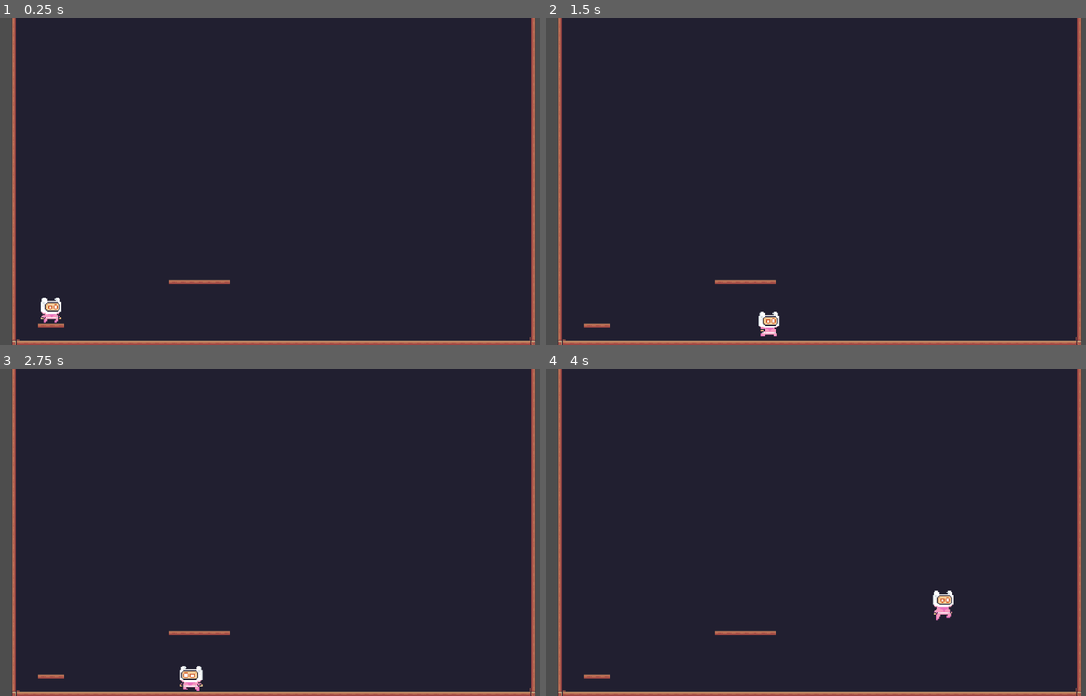
Above: before the commit, frames 1-4 (two rows, left to right).
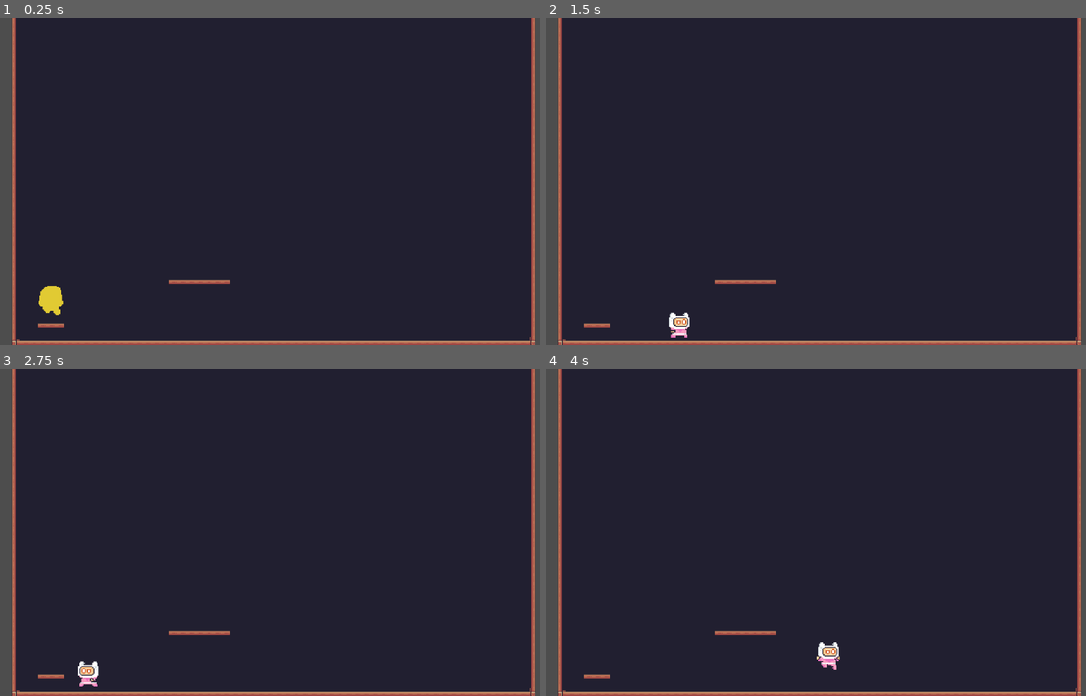
Above: after the commit, the same moments.

Repository: Breno1112/godot_pixel_adventure
Game: Godot game, scene res://scenes/main.tscn
Two runs of this game, one before a commit and one after it. Both use one fixed random seed, a clock stepped at 60 frames per second and the inputs below.
Inputs:
- Up to frame 1 (0.25 s): no input
- Up to frame 2 (1.5 s): hold Shift (run) 0.53-1.28 s; hold D (right) from 0.53 s (still down); tap Space (jump) at 0.77 s; tap Shift (run) at 1.35 s
- Up to frame 3 (2.75 s): tap Space (jump) at 1.52 s; release D (right) at 2.03 s; hold A (left) from 2.03 s (still down); hold Shift (run) from 2.03 s (still down)
- Up to frame 4 (4 s): release A (left) at 2.78 s; release Shift (run) at 2.78 s; hold D (right) from 2.78 s (still down); tap Shift (run) at 2.85 s; tap Space (jump) at 3.02, 3.77 s; hold Shift (run) from 3.53 s (still down)

The runs differ from the first frame. In frame 1, 0.4% of the frame differs, in the area x 7-12%, y 82-94%; in frame 2, 0.4%; in frame 3, 0.5%; in frame 4, 0.5%, in the area x 50-76%, y 67-92%.

Commit message:
player spawn animation

Diff:
--- a/scenes/player.tscn
+++ b/scenes/player.tscn
@@ -8,6 +8,7 @@
 [ext_resource type="Texture2D" uid="uid://cun45rwygcq4a" path="res://assets/sprites/player/Pink Man/Jump (32x32).png" id="5_nvl01"]
 [ext_resource type="Texture2D" uid="uid://b7gm351yk5dge" path="res://assets/sprites/player/Pink Man/Run (32x32).png" id="6_ivps1"]
 [ext_resource type="Texture2D" uid="uid://c470372vxox71" path="res://assets/sprites/player/Pink Man/Wall Jump (32x32).png" id="7_urp6f"]
+[ext_resource type="Texture2D" uid="uid://cp5mhxefh52u" path="res://assets/sprites/player/Appearing (96x96).png" id="8_y4r1p"]
 [ext_resource type="AudioStream" uid="uid://bit11r5xxjlk" path="res://assets/sounds/male_grunt_jump.wav" id="9_ur7pv"]
 
 [sub_resource type="AtlasTexture" id="AtlasTexture_bwjto"]
@@ -161,6 +162,34 @@
 [sub_resource type="AtlasTexture" id="AtlasTexture_oybyf"]
 atlas = ExtResource("6_ivps1")
 region = Rect2(352, 0, 32, 32)
+
+[sub_resource type="AtlasTexture" id="AtlasTexture_d2wvv"]
+atlas = ExtResource("8_y4r1p")
+region = Rect2(0, 0, 96, 96)
+
+[sub_resource type="AtlasTexture" id="AtlasTexture_3v2ag"]
+atlas = ExtResource("8_y4r1p")
+region = Rect2(96, 0, 96, 96)
+
+[sub_resource type="AtlasTexture" id="AtlasTexture_jej6c"]
+atlas = ExtResource("8_y4r1p")
+region = Rect2(192, 0, 96, 96)
+
+[sub_resource type="AtlasTexture" id="AtlasTexture_f1ej7"]
+atlas = ExtResource("8_y4r1p")
+region = Rect2(288, 0, 96, 96)
+
+[sub_resource type="AtlasTexture" id="AtlasTexture_oprun"]
+atlas = ExtResource("8_y4r1p")
+region = Rect2(384, 0, 96, 96)
+
+[sub_resource type="AtlasTexture" id="AtlasTexture_a8ls1"]
+atlas = ExtResource("8_y4r1p")
+region = Rect2(480, 0, 96, 96)
+
+[sub_resource type="AtlasTexture" id="AtlasTexture_qfm1y"]
+atlas = ExtResource("8_y4r1p")
+region = Rect2(576, 0, 96, 96)
 
 [sub_resource type="AtlasTexture" id="AtlasTexture_ajfva"]
 atlas = ExtResource("7_urp6f")
@@ -326,6 +355,32 @@
 }],
 "loop": true,
 "name": &"run",
+"speed": 20.0
+}, {
+"frames": [{
+"duration": 1.0,
+"texture": SubResource("AtlasTexture_d2wvv")
+}, {
+"duration": 1.0,
+"texture": SubResource("AtlasTexture_3v2ag")
+}, {
+"duration": 1.0,
+"texture": SubResource("AtlasTexture_jej6c")
+}, {
+"duration": 1.0,
+"texture": SubResource("AtlasTexture_f1ej7")
+}, {
+"duration": 1.0,
+"texture": SubResource("AtlasTexture_oprun")
+}, {
+"duration": 1.0,
+"texture": SubResource("AtlasTexture_a8ls1")
+}, {
+"duration": 1.0,
+"texture": SubResource("AtlasTexture_qfm1y")
+}],
+"loop": true,
+"name": &"spawn",
 "speed": 20.0
 }, {
 "frames": [{
@@ -359,12 +414,14 @@
 JUMP_VELOCITY = -850.0
 MAX_RUN_VELOCITY = 800.0
 RUN_ACCELERATION = 150.0
+SPAWN_ANIMATION_DURATION_SECONDS = 1
 
 [node name="AnimatedSprite2D" type="AnimatedSprite2D" parent="." unique_id=751301151]
 texture_filter = 1
 sprite_frames = SubResource("SpriteFrames_tw8ou")
-animation = &"idle"
+animation = &"spawn"
 autoplay = "idle"
+frame_progress = 0.3742896
 
 [node name="CollisionShape2D" type="CollisionShape2D" parent="." unique_id=1430295491]
 position = Vector2(0.5, 3.5)
--- a/scripts/player.gd
+++ b/scripts/player.gd
@@ -8,15 +8,31 @@
 @export var MAX_RUN_VELOCITY: float = 300.0
 @export var RUN_ACCELERATION: float = 300.0
 @export var RUN_DEACCELERATION: float = 400.0
+@export var SPAWN_ANIMATION_DURATION_SECONDS: int = 0
 
 var current_speed_limit: float
 
+var can_control: bool = false
+
 
 func _ready() -> void:
+	spawn_player()
 	current_speed_limit = WALK_VELOCITY
+
+func spawn_player():
+	can_control = false
+	animated_sprite_2d.play("spawn")
+	print("animation started")
+	await get_tree().create_timer(SPAWN_ANIMATION_DURATION_SECONDS).timeout
+	animated_sprite_2d.stop()
+	animated_sprite_2d.play("idle")
+	can_control = true
+	print("animation finished")
 
 
 func _physics_process(delta: float) -> void:
+	if not can_control:
+		return
 	apply_gravity(delta)
 	handle_jump()
 	update_run_state(delta)
